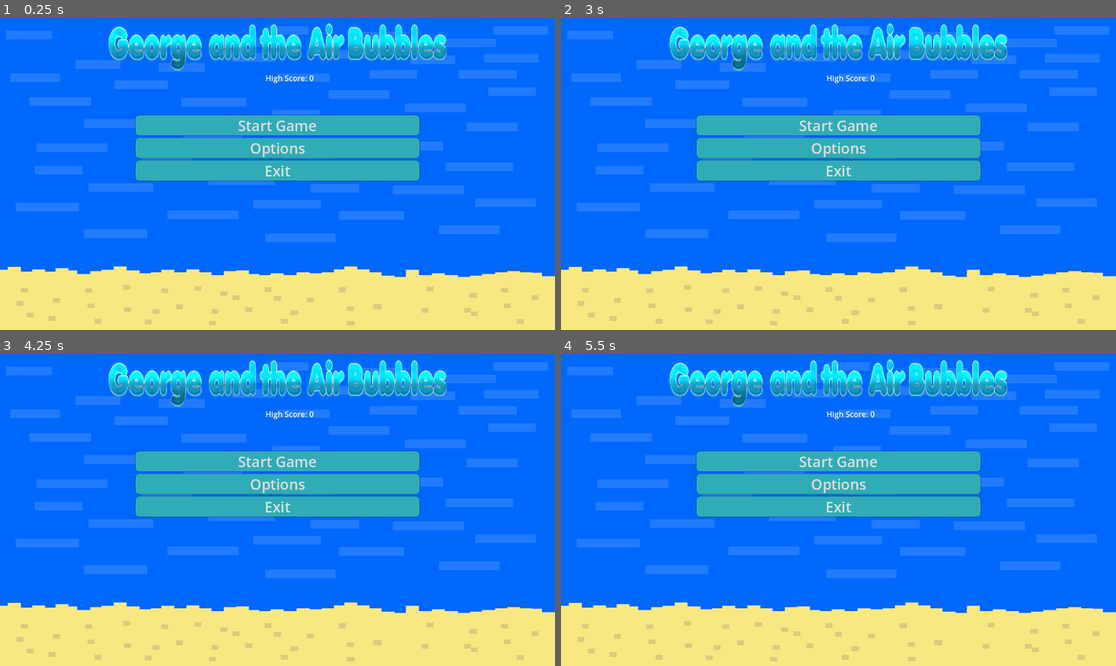
Above: before the commit, frames 1-4 (two rows, left to right).
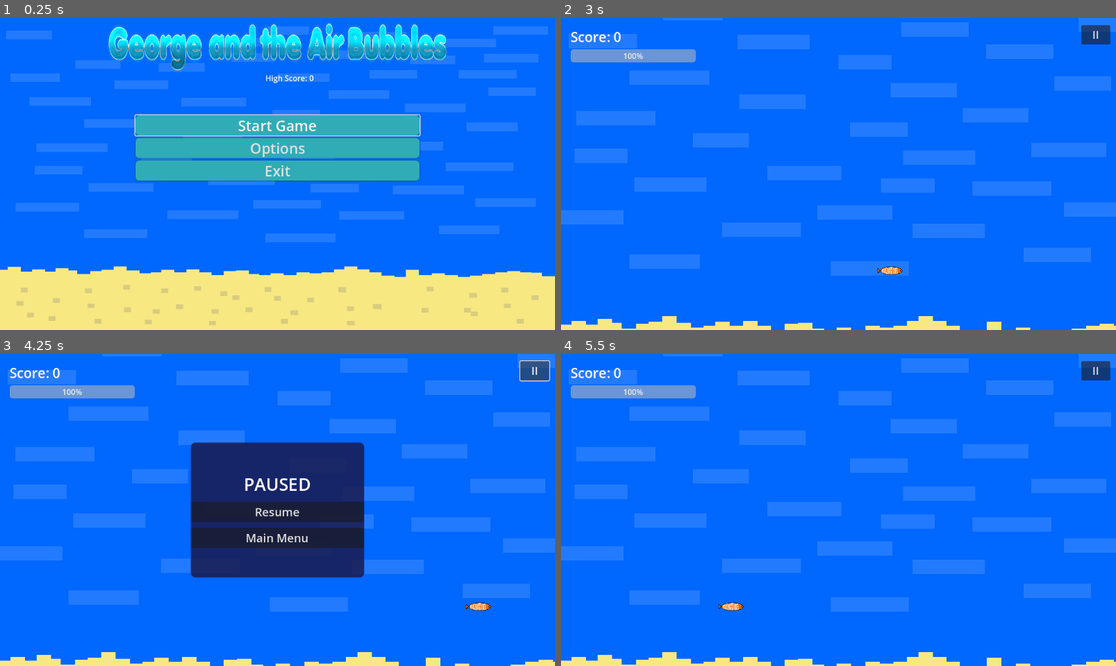
Above: after the commit, the same moments.

Repository: ArloJohnson321/godot-final
Game: Godot game, scene res://scenes/control.tscn
The game is run twice, just before and just after one commit, with the same random seed, the same clock (stepped at 60 frames per second) and the same inputs.
Inputs (mouse positions are in pixels of both pictures, inside the frame that each line leads up to):
- Up to frame 1 (0.25 s): no input
- Up to frame 2 (3 s): click "Options" at 0.5 s; click "Start Game" at 1.25 s; click "Start Game" at 2 s; tap Enter at 2.75 s; hold Right (ui_right) from 2.78 s (still down)
- Up to frame 3 (4.25 s): release Right (ui_right) at 3.5 s; click (532, 369) at 3.5 s, where only the run after the commit has a clickable "II"
- Up to frame 4 (5.5 s): click (838, 538) at 4.25 s, where only the run after the commit has a clickable "Main Menu"; tap Space at 5 s; hold Left (ui_left) from 5.03 s (still down)

The runs differ from the first frame. In frame 1, 0.5% of the frame differs, in the area x 24-76%, y 30-39%; in frame 2, 51%; in frame 3, 56%, in the area x 0-100%, y 0-100%; in frame 4, 51%.

Commit message:
Add options panel, reset high score button, and A/D menu/input fixes
Agent-Logs-Url: https://github.com/ArloJohnson321/godot-final/sessions/62c43203-3022-4fd2-b2a6-a43f78f38b3e

Co-authored-by: ArloJohnson321 <268808557+ArloJohnson321@users.noreply.github.com>

Diff:
--- a/code/game.gd
+++ b/code/game.gd
@@ -84,7 +84,7 @@
 	game_over_panel.visible = true
 	get_tree().paused = true
 	if score > Global.save_data.high_score:
-		Global.save_data.highscore = score
+		Global.save_data.high_score = score
 		Global.save_data.save()
 
 func _on_pause_button_pressed():
--- a/code/main_menu.gd
+++ b/code/main_menu.gd
@@ -1,16 +1,25 @@
 extends Control
 
 @onready var score: Label = $Score
+@onready var main_menu_buttons: VBoxContainer = $VBoxContainer
+@onready var options_panel: Panel = $OptionsPanel
+@onready var start_button: Button = $VBoxContainer/"Start Button"
+@onready var reset_score_button: Button = $OptionsPanel/VBoxContainer/ResetHighScoreButton
 
 func _ready() -> void:
-	pass
+	Input.mouse_mode = Input.MOUSE_MODE_VISIBLE
+	options_panel.visible = false
+	_refresh_score()
+	start_button.grab_focus()
 
 func _on_start_pressed():
 	get_tree().change_scene_to_file("res://scenes/game.tscn")
 
 
 func _on_options_pressed():
-	pass
+	main_menu_buttons.visible = false
+	options_panel.visible = true
+	reset_score_button.grab_focus()
 
 func _on_exit_pressed():
 	get_tree().quit()
@@ -21,5 +30,23 @@
 
 
 func _on_ready() -> void:
-	var high_score = Global.save_data.high_score
+	_refresh_score()
+
+
+func _on_reset_high_score_button_pressed() -> void:
+	Global.save_data.high_score = 0
+	Global.save_data.save()
+	_refresh_score()
+
+
+func _on_back_button_pressed() -> void:
+	options_panel.visible = false
+	main_menu_buttons.visible = true
+	start_button.grab_focus()
+
+
+func _refresh_score() -> void:
+	var high_score = 0
+	if Global.save_data != null:
+		high_score = Global.save_data.high_score
 	score.text = "High Score: " + str(high_score)
--- a/project.godot
+++ b/project.godot
@@ -36,3 +36,15 @@
 , Object(InputEventMouseButton,"resource_local_to_scene":false,"resource_name":"","device":-1,"window_id":0,"alt_presse …(249 unchanged characters)…
 ]
 }
+ui_left={
+"deadzone": 0.5,
+"events": [Object(InputEventKey,"resource_local_to_scene":false,"resource_name":"","device":0,"window_id":0,"alt_pressed":false,"shift_pressed":false,"ctrl_pressed":false,"meta_pressed":false,"pressed":false,"keycode":65,"physical_keycode":0,"key_label":0,"unicode":97,"location":0,"echo":false,"script":null)
+, Object(InputEventKey,"resource_local_to_scene":false,"resource_name":"","device":0,"window_id":0,"alt_pressed":false,"shift_pressed":false,"ctrl_pressed":false,"meta_pressed":false,"pressed":false,"keycode":4194319,"physical_keycode":0,"key_label":0,"unicode":0,"location":0,"echo":false,"script":null)
+]
+}
+ui_right={
+"deadzone": 0.5,
+"events": [Object(InputEventKey,"resource_local_to_scene":false,"resource_name":"","device":0,"window_id":0,"alt_pressed":false,"shift_pressed":false,"ctrl_pressed":false,"meta_pressed":false,"pressed":false,"keycode":68,"physical_keycode":0,"key_label":0,"unicode":100,"location":0,"echo":false,"script":null)
+, Object(InputEventKey,"resource_local_to_scene":false,"resource_name":"","device":0,"window_id":0,"alt_pressed":false,"shift_pressed":false,"ctrl_pressed":false,"meta_pressed":false,"pressed":false,"keycode":4194321,"physical_keycode":0,"key_label":0,"unicode":0,"location":0,"echo":false,"script":null)
+]
+}
--- a/scenes/control.tscn
+++ b/scenes/control.tscn
@@ -62,6 +62,50 @@
 text = "Exit
 "
 
+[node name="OptionsPanel" type="Panel" parent="." unique_id=667003421]
+visible = false
+layout_mode = 1
+anchors_preset = 8
+anchor_left = 0.5
+anchor_top = 0.5
+anchor_right = 0.5
+anchor_bottom = 0.5
+offset_left = -295.375
+offset_top = -122.25
+offset_right = 295.375
+offset_bottom = 122.25
+grow_horizontal = 2
+grow_vertical = 2
+theme_override_styles/panel = SubResource("StyleBoxFlat_cr3o2")
+
+[node name="VBoxContainer" type="VBoxContainer" parent="OptionsPanel" unique_id=493841751]
+layout_mode = 1
+anchors_preset = 15
+anchor_right = 1.0
+anchor_bottom = 1.0
+grow_horizontal = 2
+grow_vertical = 2
+theme_override_constants/separation = 8
+alignment = 1
+
+[node name="OptionsLabel" type="Label" parent="OptionsPanel/VBoxContainer" unique_id=1560671303]
+layout_mode = 2
+theme_override_font_sizes/font_size = 30
+text = "Options"
+horizontal_alignment = 1
+
+[node name="ResetHighScoreButton" type="Button" parent="OptionsPanel/VBoxContainer" unique_id=946829574]
+layout_mode = 2
+theme_override_font_sizes/font_size = 26
+theme_override_styles/normal = SubResource("StyleBoxFlat_cr3o2")
+text = "Reset High Score"
+
+[node name="BackButton" type="Button" parent="OptionsPanel/VBoxContainer" unique_id=372637492]
+layout_mode = 2
+theme_override_font_sizes/font_size = 26
+theme_override_styles/normal = SubResource("StyleBoxFlat_cr3o2")
+text = "Back"
+
 [node name="Panel2" type="Panel" parent="." unique_id=1716083521]
 custom_minimum_size = Vector2(0, -5)
 layout_mode = 1
@@ -96,3 +140,5 @@
 [connection signal="pressed" from="VBoxContainer/Start Button" to="." method="_on_start_pressed"]
 [connection signal="pressed" from="VBoxContainer/Options" to="." method="_on_options_pressed"]
 [connection signal="pressed" from="VBoxContainer/Exit" to="." method="_on_exit_pressed"]
+[connection signal="pressed" from="OptionsPanel/VBoxContainer/ResetHighScoreButton" to="." method="_on_reset_high_score_button_pressed"]
+[connection signal="pressed" from="OptionsPanel/VBoxContainer/BackButton" to="." method="_on_back_button_pressed"]
